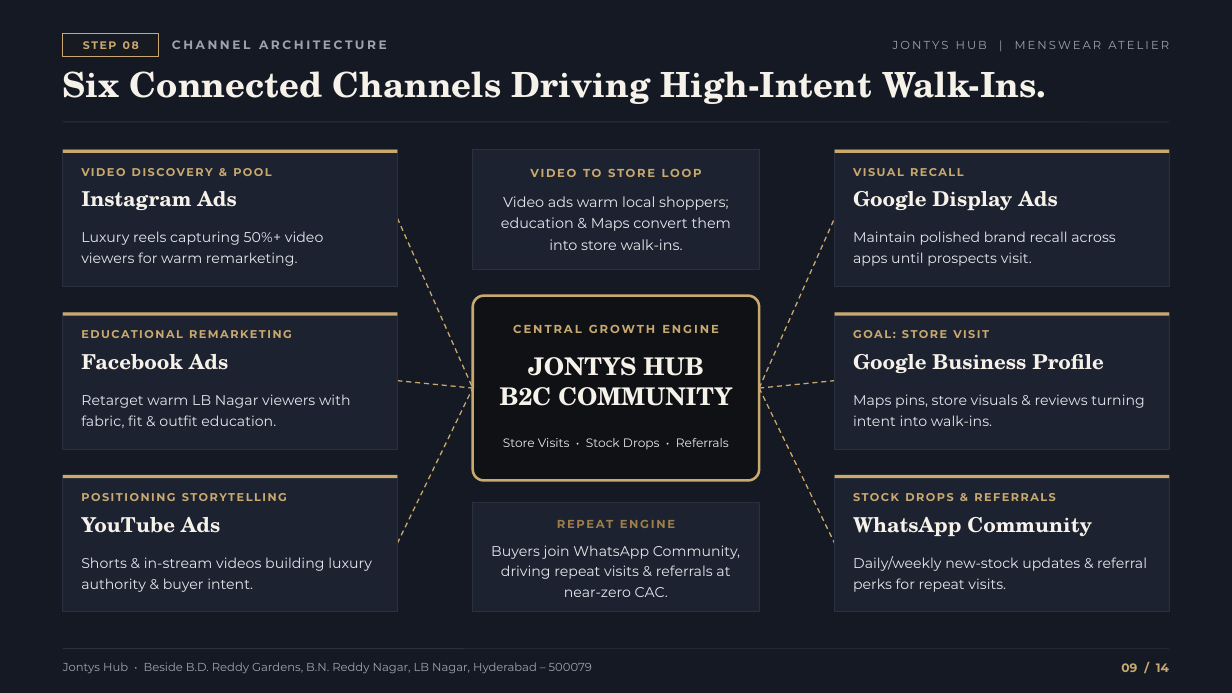
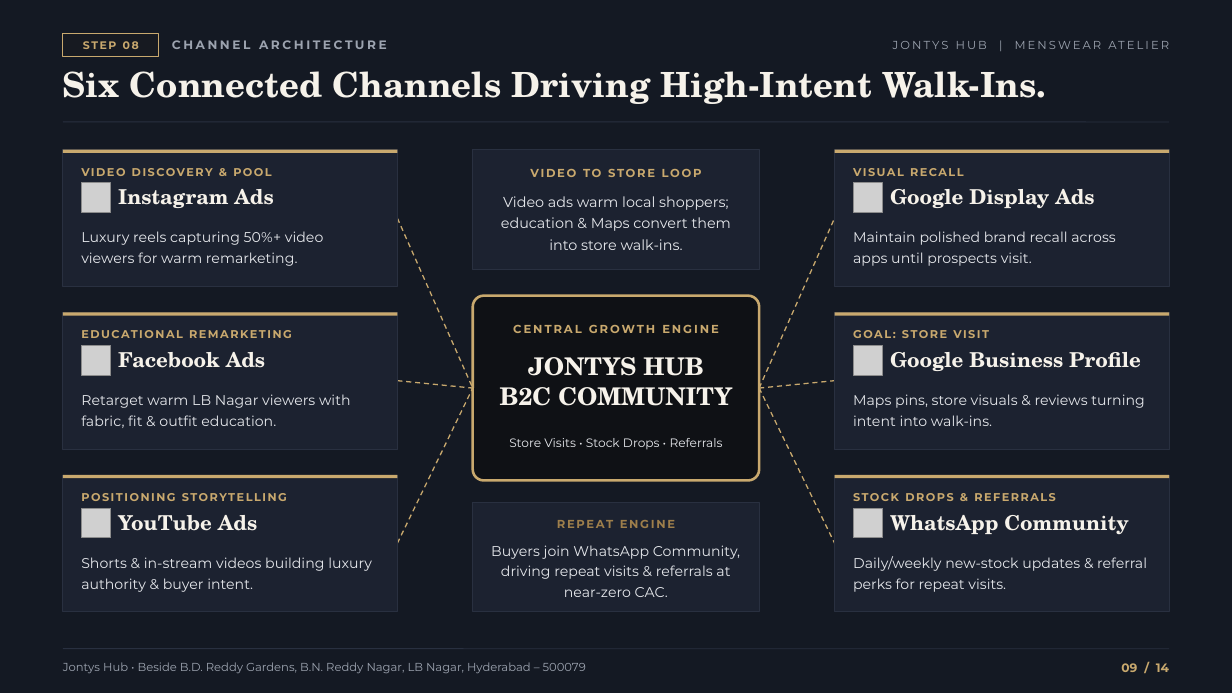
Before and after one commit to shettyhari/Jhonty-Hub-planning, a slide deck: slide 9 of Jontys_Hub_Premium_Growth_Strategy.pptx. Drawn at 1232x693 pixels with LibreOffice and Linux fonts; fonts in the diff are those of the drawing; grey boxes stand for pictures. Boxes give left, top, right and bottom in pixels: in the first picture for what was removed or moved away, otherwise in the second. Text is boxed around its words. In the diff, an @@ line names an element or a change of style, - is before the commit and + after.

Commit message:
Add official brand logos for Facebook, YouTube, Instagram, Google, WhatsApp and remove extra spaces

```diff
--- a/Jontys_Hub_Premium_Growth_Strategy.pptx
+++ b/Jontys_Hub_Premium_Growth_Strategy.pptx
@@ picture added at [81, 183, 111, 213] @@
@@ text "Instagram Ads": place and size @@
-text "Instagram Ads" at [81, 191, 236, 210]
+text "Instagram Ads" at [118, 189, 273, 208]
@@ picture added at [853, 183, 883, 213] @@
@@ text "Google Display Ads": place and size @@
-text "Google Display Ads" at [853, 191, 1057, 211]
+text "Google Display Ads" at [890, 189, 1094, 209]
@@ picture added at [81, 346, 111, 375] @@
@@ text "Facebook Ads": place and size @@
-text "Facebook Ads" at [81, 354, 228, 370]
+text "Facebook Ads" at [118, 352, 265, 368]
@@ picture added at [853, 346, 883, 375] @@
@@ text "Google Business Profile": place and size @@
-text "Google Business Profile" at [853, 354, 1104, 373]
+text "Google Business Profile" at [890, 352, 1141, 371]
@@ text "Store Visits • Stock Drops ..." rewrapped from [503, 438, 729, 450] to [509, 438, 723, 450] @@
@@ picture added at [81, 508, 111, 538] @@
@@ text "YouTube Ads": place and size @@
-text "YouTube Ads" at [81, 517, 220, 533]
+text "YouTube Ads" at [118, 515, 257, 531]
@@ picture added at [853, 508, 883, 538] @@
@@ text "WhatsApp Community": place and size @@
-text "WhatsApp Community" at [853, 517, 1092, 536]
+text "WhatsApp Community" at [890, 515, 1129, 534]
@@ text "Jontys Hub • Beside B.D. ..." rewrapped from [63, 662, 592, 673] to [63, 662, 586, 673] @@
```
Also in this commit, not shown: 1 other slide changed, 10 other files.
